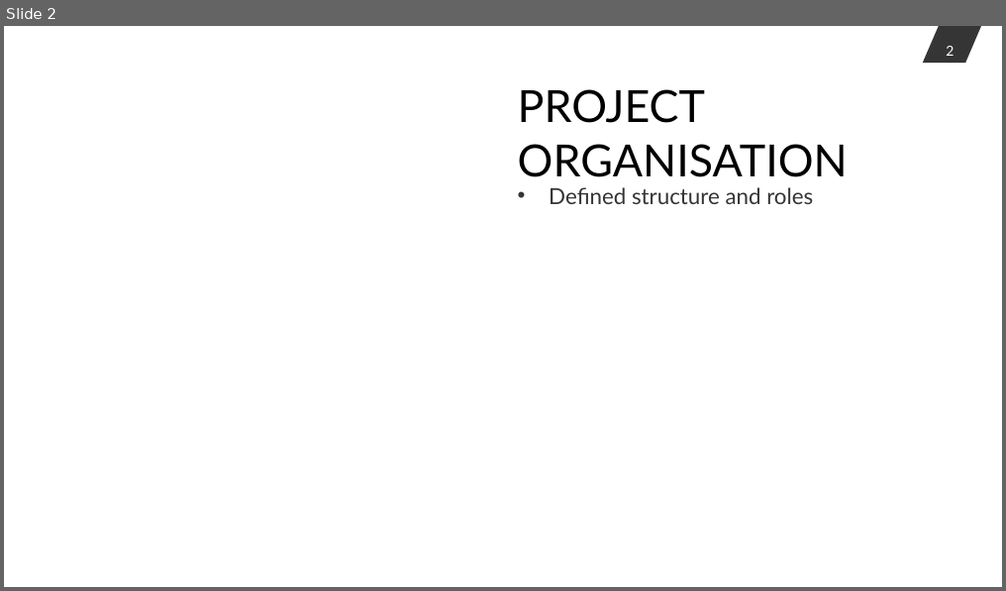
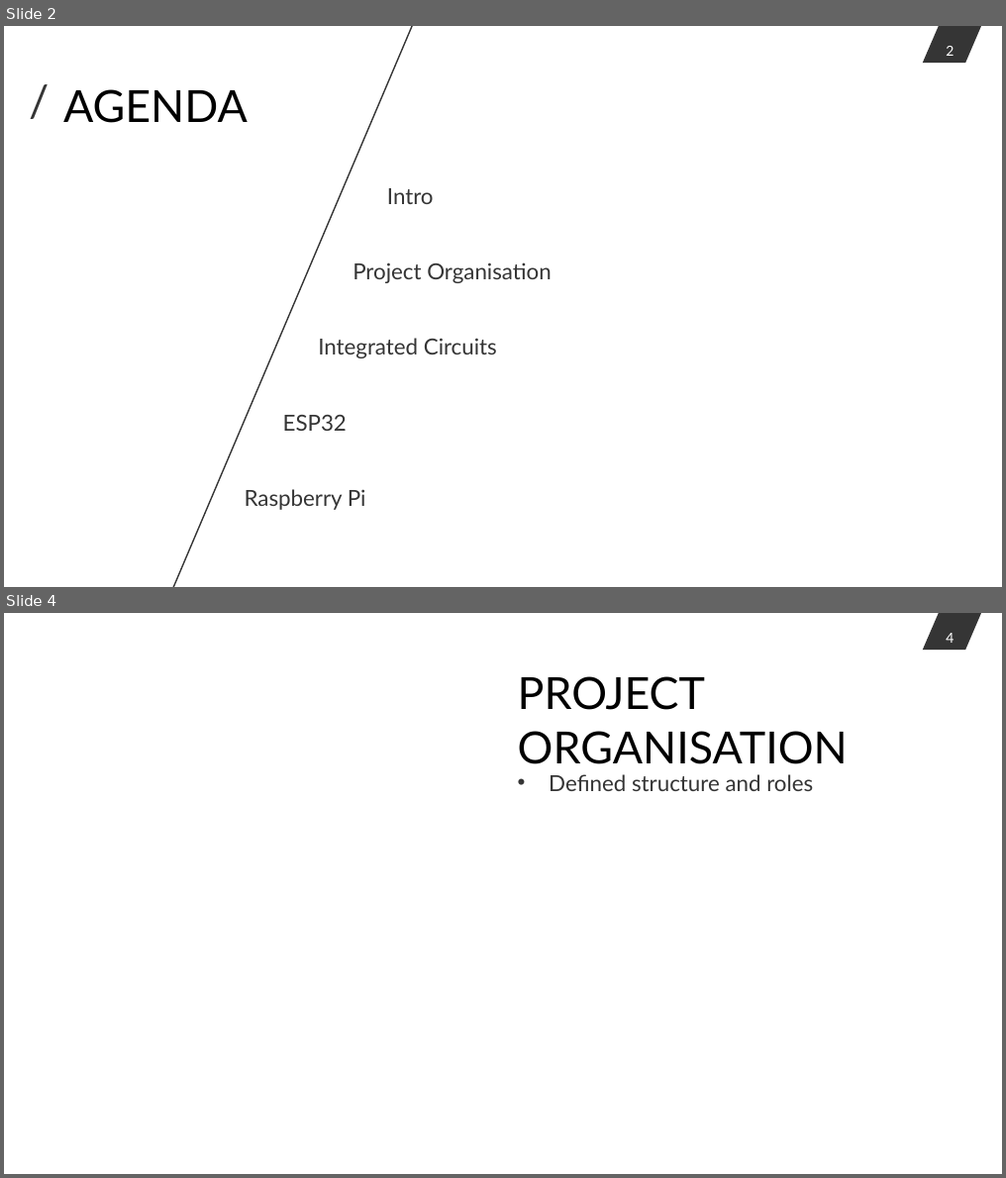
Before and after one commit to StephanStofer/hslu-iot, a slide deck: doc/presentation.pptx. Shown one above the other, each under a label of ours: slide 2 before the commit, slides 2 and 4 after it; the slides between them are not shown. The pictures are 1006x591 and 1006x1178 pixels, drawn with LibreOffice and Linux fonts; fonts in the diff are those of the drawing. Boxes give left, top, right and bottom in pixels: in the first picture for what was removed or moved away, otherwise in the second. Text is boxed around its words. In the diff, an @@ line names an element or a change of style, - is before the commit and + after.

```diff
--- a/doc/presentation.pptx
+++ b/doc/presentation.pptx
@@ slide 2 added at [4, 26, 1002, 587], background #FFFFFF @@
@@ line added from (421, 26) to (162, 587), #353535 1 pt @@
@@ page number added at [923, 26, 982, 63], fill #353535, 10 pt, text #FFFFFF @@
+2
@@ text added at [19, 69, 53, 133], 32 pt, text #353535 @@
+/
@@ title added at [63, 89, 248, 123], 32 pt, text #000000 @@
+AGENDA
@@ text added at [387, 188, 434, 204], 16 pt, text #353535 @@
+Intro
@@ text added at [352, 263, 551, 283], 16 pt, text #353535 @@
+Project Organisation
@@ text added at [318, 338, 497, 359], 16 pt, text #353535 @@
+Integrated Circuits
@@ text added at [283, 415, 347, 431], 16 pt, text #353535 @@
+ESP32
@@ text added at [245, 489, 366, 510], 16 pt, text #353535 @@
+Raspberry Pi
@@ what was slide 2 is now slide 4 @@
@@ page number at [945, 633, 953, 643]: text changed @@
-2
+4
```
Also in this commit, not shown: 2 slides changed, 3 other slides added.
